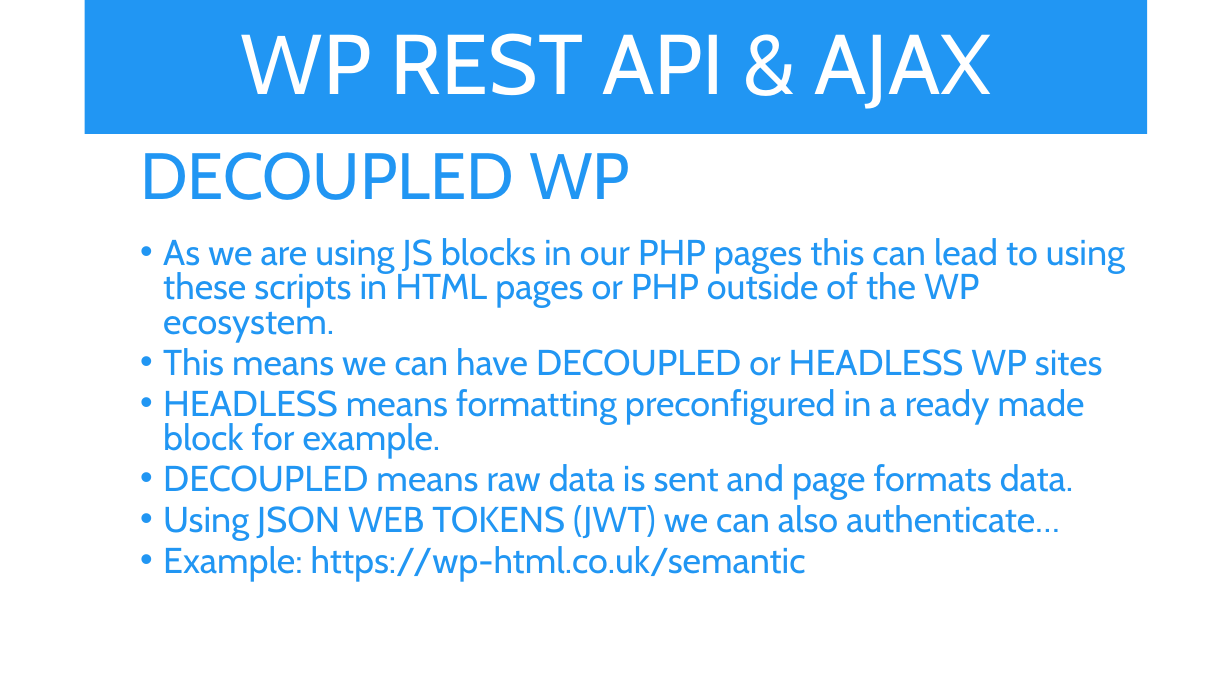
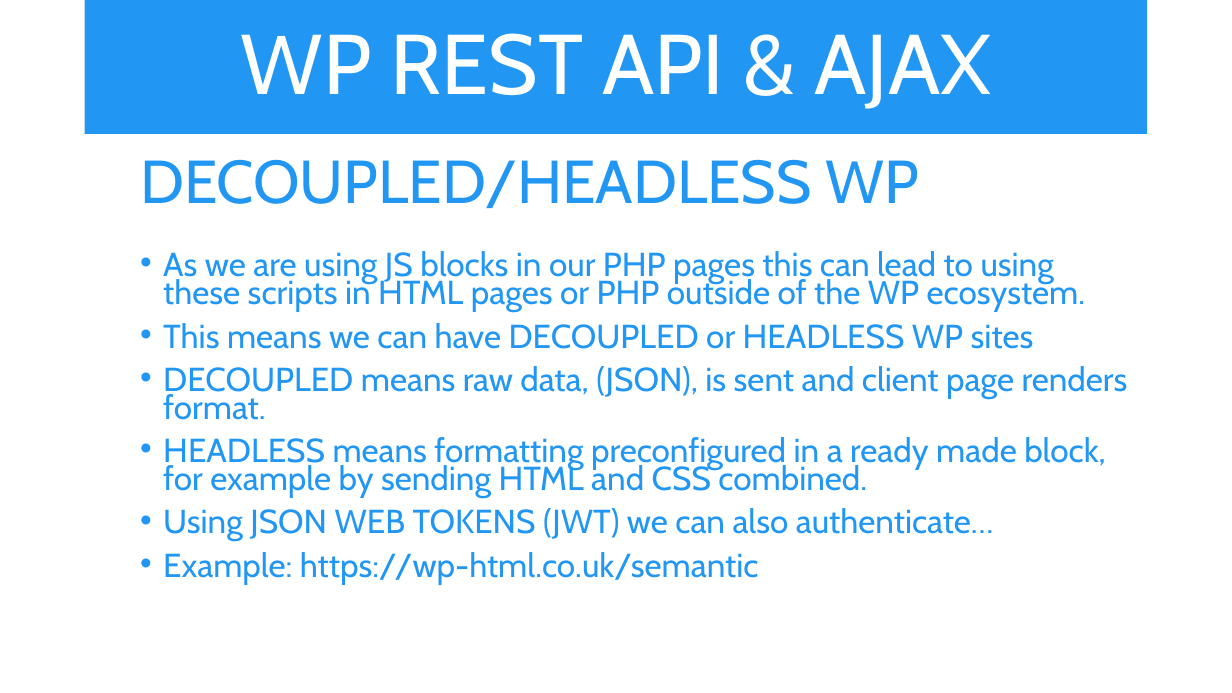
Before and after one commit to iwswordpress/rest, a slide deck: slide 14 of rest-api-workshop.pptx (slide 13 before the commit). Drawn at 1232x693 pixels with LibreOffice and Linux fonts; fonts in the diff are those of the drawing. Boxes give left, top, right and bottom in pixels: in the first picture for what was removed or moved away, otherwise in the second. Text is boxed around its words. In the diff, an @@ line names an element or a change of style, - is before the commit and + after.

```diff
--- a/rest-api-workshop.pptx
+++ b/rest-api-workshop.pptx
@@ text "DECOUPLED/HEADLESS WP": place and size @@
-text "DECOUPLED/HEADLESS WP" at [140,152,1125,582]
+text "DECOUPLED/HEADLESS WP" at [140,159,1128,584]
@@ text at [140,159,918,208]: text changed; size 51 to 47.2 pt @@
-  DECOUPLED WP
+  DECOUPLED/HEADLESS WP
@@ text at [163,251,1085,584]: size 28 to 25.9 pt in "As we are using JS blocks in ...", "This means we can have DECOUPLED or ...", "Using JSON WEB TOKENS (JWT) we can ...", "Example: https://wp-html.co.uk/semantic"; line spacing 0.8 to 0.7; more space between paragraphs @@
@@ text at [163,366,1128,498]: text changed; size 28 to 25.9 pt @@
-  • HEADLESS means formatting preconfigured in a ready made block for example.
-  • DECOUPLED means raw data is sent and page formats data.
+  • DECOUPLED means raw data, (JSON), is sent and client page renders format.
+  • HEADLESS means formatting preconfigured in a ready made block, for example by sending HTML and CSS combined.
```
Also in this commit, not shown: 9 other slides changed, 1 slide added, 5 other files.
